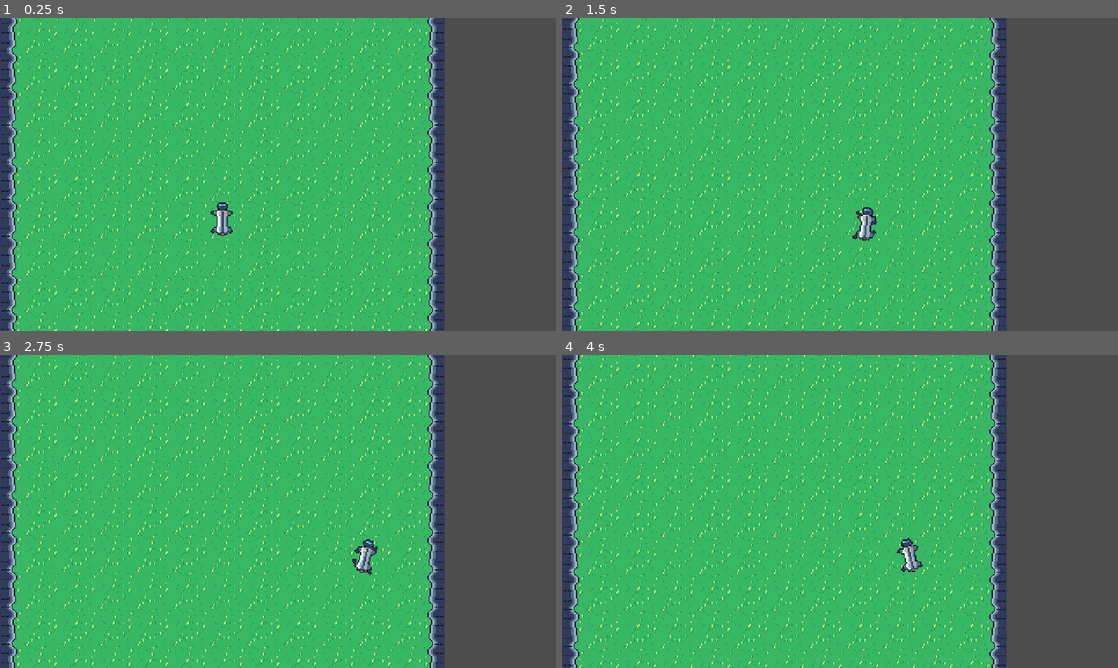
Above: before the commit, frames 1-4 (two rows, left to right).
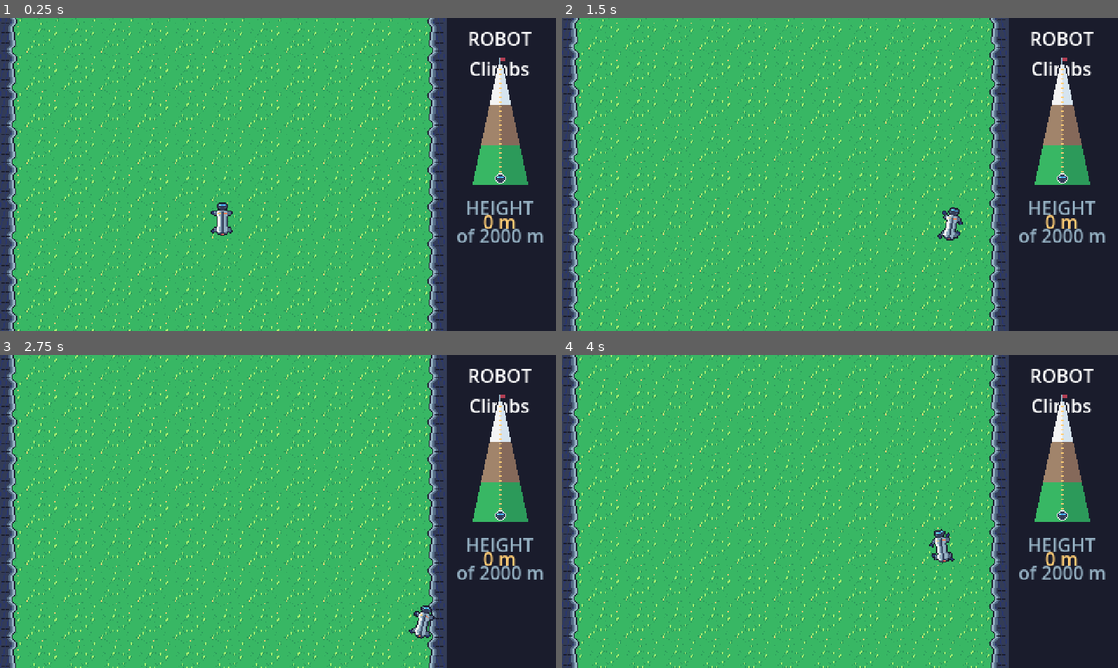
Above: after the commit, the same moments.

Repository: RohanSeshasaiVasa/Robot_Climbs
Game: Godot game, scene res://scenes/main.tscn
Two runs of this game, one before a commit and one after it. Both use one fixed random seed, a clock stepped at 60 frames per second and the inputs below.
Inputs (mouse positions are in pixels of both pictures, inside the frame that each line leads up to):
- Up to frame 1 (0.25 s): no input
- Up to frame 2 (1.5 s): tap Enter at 0.5 s; move the mouse to (962, 158) at 0.52 s; hold D (move_right) 0.53-1.28 s; tap Alt at 0.6 s; click (962, 158) at 0.67 s; move the mouse to (728, 190) at 1.27 s; hold S (move_down) from 1.28 s (still down); tap Shift at 1.35 s
- Up to frame 3 (2.75 s): move the mouse to (333, 442) at 2.02 s; release S (move_down) at 2.03 s; hold D (move_right) from 2.03 s (still down); tap Alt at 2.1 s
- Up to frame 4 (4 s): move the mouse to (812, 574) at 2.77 s; release D (move_right) at 2.78 s; hold W (move_up) 2.78-3.53 s; tap Shift at 2.85 s; click (812, 574) at 2.92 s; move the mouse to (1006, 558) at 3.52 s; hold A (move_left) from 3.53 s (still down); tap Alt at 3.6 s

The runs differ from the first frame. In frame 1, 20% of the frame differs, in the area x 80-100%, y 0-100%; in frame 2, 20%; in frame 3, 36%, in the area x 0-100%, y 0-100%; in frame 4, 35%.

Commit message:
Added a marker to show height

Diff:
--- /dev/null
+++ b/assets/ui_theme.tres
@@ -0,0 +1,7 @@
+[gd_resource type="Theme" format=3 uid="uid://qrtf84majbaf"]
+
+[ext_resource type="FontFile" uid="uid://cociihxscn11f" path="res://assets/PressStart2P-Regular.ttf" id="1_wf4hb"]
+
+[resource]
+default_font = ExtResource("1_wf4hb")
+default_font_size = 8
--- a/project.godot
+++ b/project.godot
@@ -54,6 +54,11 @@
 , Object(InputEventKey,"resource_local_to_scene":false,"resource_name":"","device":-1,"window_id":0,"alt_pressed":false …(186 unchanged characters)…
 ]
 }
+restart={
+"deadzone": 0.2,
+"events": [Object(InputEventKey,"resource_local_to_scene":false,"resource_name":"","device":-1,"window_id":0,"alt_pressed":false,"shift_pressed":false,"ctrl_pressed":false,"meta_pressed":false,"pressed":false,"keycode":0,"physical_keycode":82,"key_label":0,"unicode":114,"location":0,"echo":false,"script":null)
+]
+}
 
 [physics]
 
--- /dev/null
+++ b/scenes/Summit.tscn
@@ -0,0 +1,18 @@
+[gd_scene format=3 uid="uid://di31nb6l6gfug"]
+
+[ext_resource type="Texture2D" uid="uid://co1y2mtle36cj" path="res://assets/summit_flag.png" id="1_6urtj"]
+[ext_resource type="Script" uid="uid://dl2omuigrga3y" path="res://scripts/summit.gd" id="1_68v2f"]
+
+[sub_resource type="RectangleShape2D" id="RectangleShape2D_6urtj"]
+size = Vector2(352, 8)
+
+[node name="Summit" type="Area2D" unique_id=761004015]
+script = ExtResource("1_68v2f")
+
+[node name="Flag" type="Sprite2D" parent="." unique_id=700773053]
+position = Vector2(0, -12)
+texture = ExtResource("1_6urtj")
+hframes = 2
+
+[node name="CollisionShape2D" type="CollisionShape2D" parent="." unique_id=1995159943]
+shape = SubResource("RectangleShape2D_6urtj")
--- a/scenes/main.tscn
+++ b/scenes/main.tscn
@@ -3,6 +3,7 @@
 [ext_resource type="Script" uid="uid://du6ap8xyxe3sb" path="res://scripts/main.gd" id="1_0wfyh"]
 [ext_resource type="PackedScene" uid="uid://dlr8x1qb3a8n0" path="res://scenes/robot_dog.tscn" id="1_o5qli"]
 [ext_resource type="Script" uid="uid://bosfrrnsdnbgp" path="res://scripts/mountain.gd" id="3_sugp2"]
+[ext_resource type="Script" uid="uid://b1uanex2neim4" path="res://scripts/sidebar.gd" id="4_jyhfs"]
 
 [node name="Main" type="Node2D" unique_id=1672589832]
 script = ExtResource("1_0wfyh")
@@ -12,3 +13,6 @@
 
 [node name="RobotDog" parent="." unique_id=893031852 instance=ExtResource("1_o5qli")]
 position = Vector2(240, 135)
+
+[node name="Sidebar" type="CanvasLayer" parent="." unique_id=1052804280]
+script = ExtResource("4_jyhfs")
--- a/scenes/robot_dog.tscn
+++ b/scenes/robot_dog.tscn
@@ -6,7 +6,7 @@
 [sub_resource type="CircleShape2D" id="CircleShape2D_mnw8q"]
 radius = 7.0
 
-[node name="RobotDog" type="CharacterBody2D" unique_id=893031852]
+[node name="RobotDog" type="CharacterBody2D" unique_id=893031852 groups=["player"]]
 motion_mode = 1
 script = ExtResource("1_7oqxr")
 
--- a/scripts/climb.gd
+++ b/scripts/climb.gd
@@ -10,3 +10,11 @@
 const TOP_Y: float = SUMMIT_Y - MARGIN
 const BOTTOM_Y: float = START_Y + MARGIN
 const WALL_WIDTH: float = 16.0
+const ROCK_START_METERS: float = 700.0
+const SNOW_START_METERS: float = 1400.0
+
+static func y_at(meters: float) -> float:
+	return START_Y - meters *  METER
+
+static func height_at(y: float) -> float:
+	return clampf((START_Y - y) / METER, 0.0, SUMMIT_METERS)
--- a/scripts/main.gd
+++ b/scripts/main.gd
@@ -2,6 +2,7 @@
 
 @onready var dog: CharacterBody2D = $RobotDog
 @onready var camera: Camera2D = $RobotDog/Camera2D
+@onready var sidebar: CanvasLayer = $Sidebar
 
 func _ready() -> void:
 	dog.position = Vector2(Climb.CENTER_X, Climb.START_Y)
@@ -11,3 +12,6 @@
 	camera.limit_top = int(Climb.TOP_Y)
 	camera.limit_bottom = int(Climb.BOTTOM_Y)
 	camera.reset_smoothing()
+
+func _process(_delta: float) -> void:
+	sidebar.set_height(Climb.height_at(dog.position.y))
--- a/scripts/mountain.gd
+++ b/scripts/mountain.gd
@@ -2,10 +2,18 @@
 
 const GRASS: Texture2D = preload("res://assets/ground_grass.png")
 const CLIFF: Texture2D = preload("res://assets/cliff.png")
-
+const ROCK: Texture2D = preload("res://assets/ground_rock.png")
+const SNOW: Texture2D = preload("res://assets/ground_snow.png")
+const GRASS_TO_ROCK: Texture2D = preload("res://assets/edge_grass_rock.png")
+const ROCK_TO_SNOW: Texture2D = preload("res://assets/edge_rock_snow.png")
 
 func _ready() -> void:
+	var rock_line := Climb.y_at(Climb.ROCK_START_METERS)
+	var snow_line := Climb.y_at(Climb.SNOW_START_METERS)
+
 	_add_ground(GRASS, Climb.TOP_Y, Climb.BOTTOM_Y)
+	_add_ground(ROCK, snow_line, rock_line)
+	_add_ground(SNOW, Climb.TOP_Y, snow_line)
 	_add_wall(0.0, false)
 	_add_wall(Climb.MOUNTAIN_WIDTH - Climb.WALL_WIDTH, true)
 
@@ -19,6 +27,17 @@
 	ground.position = Vector2(0, top_y)
 	ground.z_index = -10
 	add_child(ground)
+
+func _add_edge(texture: Texture2D, line_y: float) -> void:
+	var edge := Sprite2D.new()
+	edge.texture = texture
+	edge.centered = false
+	edge.texture_repeat = CanvasItem.TEXTURE_REPEAT_ENABLED
+	edge.region_enabled = true
+	edge.region_rect = Rect2(0, 0, Climb.MOUNTAIN_WIDTH, texture.get_height())
+	edge.position = Vector2(0, line_y - texture.get_height() / 2.0)
+	edge.z_index = -10
+	add_child(edge)
 
 func _add_wall(left_x: float, mirrored: bool) -> void:
 	var height := Climb.BOTTOM_Y - Climb.TOP_Y
--- a/scripts/robot_dog.gd
+++ b/scripts/robot_dog.gd
@@ -2,7 +2,7 @@
 
 const STEP_LENGTH: float = Climb.METER
 
-@export var max_speed: float = 90.0
+@export var max_speed: float = 200.0
 @export var acceleration: float = 500.0
 @export var friction: float = 650.0
 @export var max_lean: float = 0.25
--- /dev/null
+++ b/scripts/sidebar.gd
@@ -0,0 +1,59 @@
+extends CanvasLayer
+
+const MOUNTAIN_PICTURE: Texture2D = preload("res://assets/sidebar_mountain.png")
+const DOG_MARKER: Texture2D = preload("res://assets/dog_marker.png")
+
+const WIDTH = 96.0
+const BACKGROUND := Color("1a1c2c")
+const BORDER := Color("333c57")
+const TEXT_DIM := Color("94b0c2")
+const TEXT_BRIGHT := Color("ffcd75")
+
+var mountain: TextureRect
+var marker: TextureRect
+var height_value: Label
+
+func _ready() -> void:
+	var panel := Panel.new()
+	panel.position = Vector2(Climb.MOUNTAIN_WIDTH, 0)
+	panel.size = Vector2(WIDTH, 270)
+	var style := StyleBoxFlat.new()
+	style.bg_color = BACKGROUND
+	style.border_color = BORDER
+	style.border_width_left = 2
+	panel.add_theme_stylebox_override("panel", style)
+	add_child(panel)
+	_add_label(panel, "ROBOT\nClimbs", 6, Color.WHITE)
+	mountain = TextureRect.new()
+	mountain.texture = MOUNTAIN_PICTURE
+	mountain.position = Vector2((WIDTH - MOUNTAIN_PICTURE.get_width()) / 2.0, 32)
+	panel.add_child(mountain)
+
+	marker = TextureRect.new()
+	marker.texture = DOG_MARKER
+	mountain.add_child(marker)
+
+	_add_label(panel, "HEIGHT", 152, TEXT_DIM)
+	height_value = _add_label(panel, "0 m", 164, TEXT_BRIGHT)
+	_add_label(panel, "of %d m" % int(Climb.SUMMIT_METERS), 176, TEXT_DIM)
+
+	set_height(0.0)
+
+func set_height(meters: float) -> void:
+	height_value.text = "%d m" % int(meters)
+
+	var progress := meters / Climb.SUMMIT_METERS
+	var bottom_y := MOUNTAIN_PICTURE.get_height() - DOG_MARKER.get_height()
+	var top_y := 4.0
+	var x := (MOUNTAIN_PICTURE.get_width() - DOG_MARKER.get_width()) / 2.0
+	marker.position = Vector2(x, lerpf(bottom_y, top_y, progress))
+
+func _add_label(parent: Control, text: String, y: float, color: Color) -> Label:
+	var label := Label.new()
+	label.text = text
+	label.position = Vector2(0, y)
+	label.size = Vector2(WIDTH, 8)
+	label.horizontal_alignment = HORIZONTAL_ALIGNMENT_CENTER
+	label.add_theme_color_override("font_color", color)
+	parent.add_child(label)
+	return label
--- /dev/null
+++ b/scripts/summit.gd
@@ -0,0 +1,17 @@
+extends Area2D
+
+signal reached
+
+var is_reached: bool = false
+@onready var flag: Sprite2D = $Flag
+
+func _ready() -> void:
+	body_entered.connect(_on_body_entered)
+
+func _process(_delta: float) -> void:
+	flag.frame = int(Time.get_ticks_msec() / 250.0) % 2
+
+func _on_body_entered(body: Node2D) -> void:
+	if body.is_in_group("player") and not is_reached:
+		is_reached = true
+		reached.emit()
Not shown, added: assets/OFL.txt
Binary file added: assets/PressStart2P-Regular.ttf
Not shown, added: assets/PressStart2P-Regular.ttf.import
Binary file added: assets/dog_marker.png
Not shown, added: assets/dog_marker.png.import
Binary file added: assets/edge_grass_rock.png
Not shown, added: assets/edge_grass_rock.png.import
Binary file added: assets/edge_rock_snow.png
Not shown, added: assets/edge_rock_snow.png.import
Binary file added: assets/ground_rock.png
Not shown, added: assets/ground_rock.png.import
Binary file added: assets/ground_snow.png
(and 7 more such lines)
